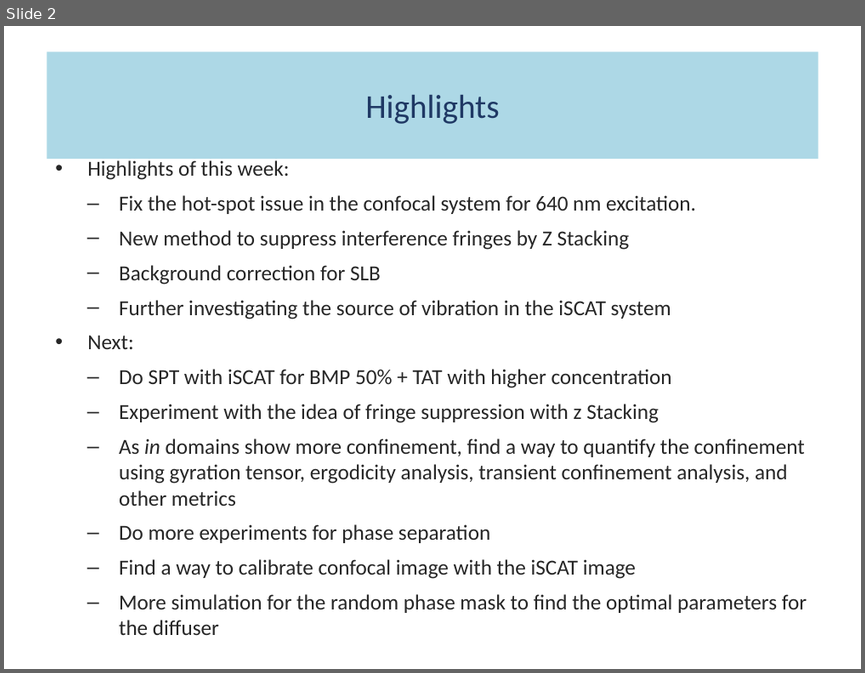
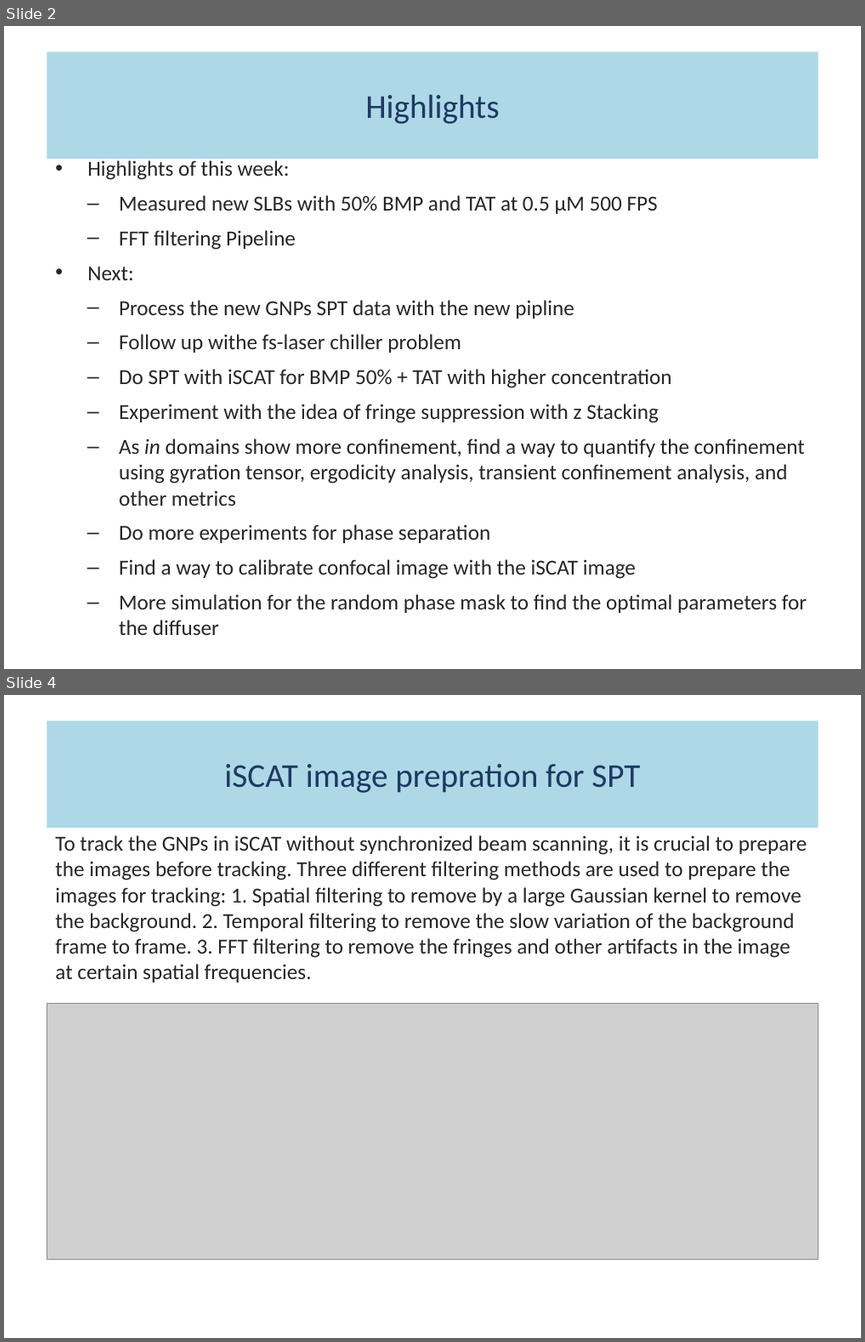
Before and after one commit to fathi0amir/ppt-with-quarto, a slide deck: main.pptx. Shown one above the other, each under a label of ours: slide 2 before the commit, slides 2 and 4 after it; the slides between them are not shown. The pictures are 865x673 and 865x1342 pixels, drawn with LibreOffice and Linux fonts; fonts in the diff are those of the drawing; grey boxes stand for pictures. Boxes give left, top, right and bottom in pixels: in the first picture for what was removed or moved away, otherwise in the second. Text is boxed around its words. In the diff, an @@ line names an element or a change of style, - is before the commit and + after.

```diff
--- a/main.pptx
+++ b/main.pptx
@@ slide 4 added at (4, 695, 861, 1338), background #FFFFFF @@
@@ title added at (46, 721, 818, 828), fill #ADD8E6, 28 pt, text #1F3864 @@
+iSCAT image prepration for SPT
@@ text added at (55, 835, 806, 982), 18 pt, text #262626 @@
+To track the GNPs in iSCAT without synchronized beam scanning, it is crucial to prepare the images before tracking. Three different filtering methods are used to prepare the images for tracking: 1. Spatial filtering to remove by a large Gaussian kernel to remove the background. 2. Temporal filtering to remove the slow variation of the background frame to frame. 3. FFT filtering to remove the fringes and other artifacts in the image at certain spatial frequencies.
@@ picture added at (46, 1004, 818, 1259) @@
@@ slide 2 changed as well @@
@@ text at (119, 195, 658, 250): text changed @@
-  – Fix the hot-spot issue in the confocal system for 640 nm excitation.
-  – New method to suppress interference fringes by Z Stacking
-  – Background correction for SLB
-  – Further investigating the source of vibration in the iSCAT system
+  – Measured new SLBs with 50% BMP and TAT at 0.5 µM 500 FPS
+  – FFT filtering Pipeline
@@ text at (119, 300, 574, 352): paragraphs added @@
+  – Process the new GNPs SPT data with the new pipline
+  – Follow up withe fs-laser chiller problem
```
Also in this commit, not shown: 2 other slides changed, 4 other slides added, 6 slides removed, 3 other files.
